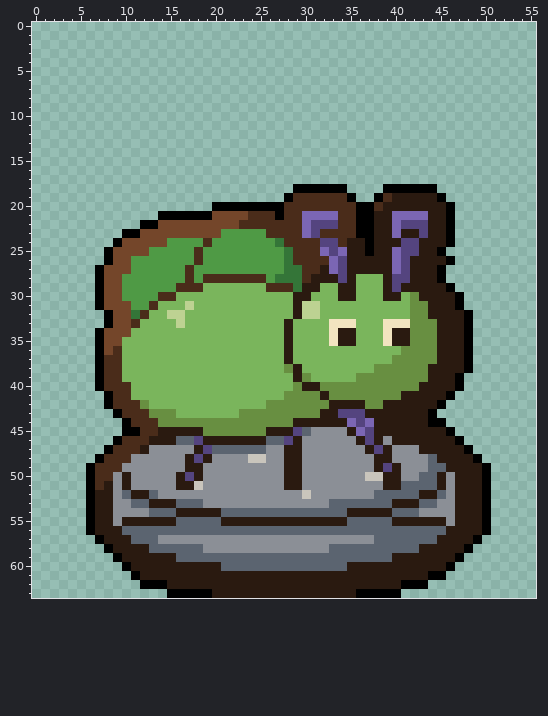
File history of a pixel-art file, opus-test-run/aseprite/mini-drumming-cricket.aseprite. Above is the file before it was changed.
56x64 pixels, 1 frame.
The result:
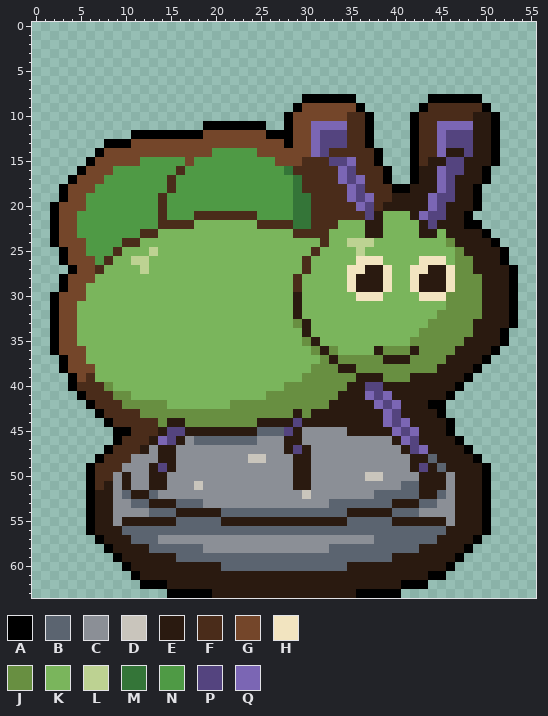
Palette (. is transparent): A #000000  B #5b6470  C #8b8f96  D #c9c5bc  E #2a1a10  F #4a2c1a  G #74462a  H #f2e4c0  J #688f41  K #7ab55c  L #bdd292  M #347538  N #4f9a45  P #54447f  Q #7b66b4
The edit:
Changed rows in their new state; - is an unchanged pixel.
Layers "border", "objects":
first column x 2:
 8 ----------------------------AAAAAA--------AAAAAA----
 9 ---------------------------AGGGGGGA------AFFFFFFA---
10 --------------------------AGGGGGGFFA----AFFFFFFEEA--
11 -----------------AAAAAAA--AGGQQQQFFA----AFFQQQQEEA--
12 ---------AAAAAAAAGGGGGGGAAAGGQPPPFFA----AFFQPPPEEA--
13 ------AAAGGGGGGGGGGGGGGGGGAGGQPPPFFA----AFFQPPPEEA--
14 -----AGGGGGGGGGGGGNNNNNGGGGGGQPFFFFFA---AFFQEEPEEA--
15 ----AGGGGGNNNNNGNNNNNNNNNGGGFFFPPQFFA---AFEEPPEEEA--
16 ---AGGGNNNNNNNFNNNNNNNNNNNMFFFFFQPFFFA--AEEQPPEEA---
17 --AGGGNNNNNNNFNNNNNNNNNNNNNMFFFFQPQFFA--AEEQPEEEA---
18 -AGGGNNNNNNNNFNNNNNNNNNNNNNMFFFFFQPFFF--EEEQPEEA----
19 -AGGNNNNNNNNFNNNNNNNNNNNNNNMM----QPQF-----QPPEEA----
20 AGGGNNNNNNNNFNNNNNNNNNNNNNNMM-----QP------QPEEEA----
21 AGGNNNNNNNNNFNNNFFFFFF-NNNNMMFFF--FP-KKKE-PPEEA-----
22 AGGNNNNNNNNNFFFFKKKKKKK----MMFFFKKKE-KKKKEP-EEAA----
23 AGGNNNNNNNFFKKKKKKKKKKKKKKK-FF-KKKKE-KKKKE-KEEEEA---
24 AGGGNNNNFFKKKKKKKKKKKKKKKKKKKKFKKLLLKKKKKKKKJEEEEA--
25 -AGGNNNFKKKLKKKKKKKKKKKKKKKKK-KKKKLKKKKKKKKKKJEEEEA-
26 -AGGGNFKKLLKKKKKKKKKKKKKKKKK-KKKKKHHHKKKKHHHKJJEEEA-
27 --AGGFKKKKLKKKKKKKKKKKKKKKKK-KKKKHH--HKKHH-EHJJEEEEA
28 -AGGGKKKKKKKKKKKKKKKKKKKKKKFKKKKKHEEEHKKH--EHJJJEEEA
29 -AGGKKKKKKKKKKKKK-------KKKFKK--KHEEEHKKH---HJJJEEEA
30 AGGGKKKKKKKKKK--------------K---KKHHHKK-KHHHJJJJEEEA
31 AGGKKKKKKKKK---K------------KK----------KKKKJJJJEEEA
32 AGGKKKKKKKK--KK-------------KK----------KKKJJJJJEEEA
33 AGGKKKKKKK----K-----------KJE--KKK---KKKKK-JJJJEEEEA
34 AGGKKKKKK-----------------K-E--KKK---KKKK--JJJJEEEA-
35 AGGKKKKK------------------K-JE-KKK---KKK---JJJEEEEA-
36 AGGGKKKK------------------K--JEJ----EJJ-E--JJ-EEEA--
37 -AGGKKKK------------------K---JEJJJJJEEE---J--EEA---
38 -AGGGKKK------------------KK-JJJEEJJ------J---EA----
39 --AGFKKK-------------------K-JJJJJEEE---EE---EA-----
40 --AFFFJKK-----------------J-JJ---EEPPEEEE-----------
41 ---AFFFJJ---------------JJ----J-EEEQPQE-------------
42 ----AFF-JJ-JJ-------JJJJ-----------EQPQ---A---------
43 -----AFF--J---JJJJJJJ------E-E--EEE--QP---EA--------
44 ------AFF----EE--------EEEEP-----EEE-QPQ--EEA-------
45 -------A-F---PP--EEEEEEBBBPEC-----EE--QPQ-----------
46 ------------QPECBBBBBBBCCCE-------CCC--QP-----------
47 ------------EE--CCCCCCCC---PE------CCC-EPQ----------
48 ------------EE-CCC--------C-E-------CC--EE----------
49 -----------EPE-CC---------C-E-------CCC-EPE---------
50 -----------EE-CCC---------C-E--------CC--EE---------
51 -----------EE-CC----------C-E--------CC--EE---------
Pixel boxes of the changes (left, top, right, bottom) in both pictures:
changed: (50, 94, 518, 490)
